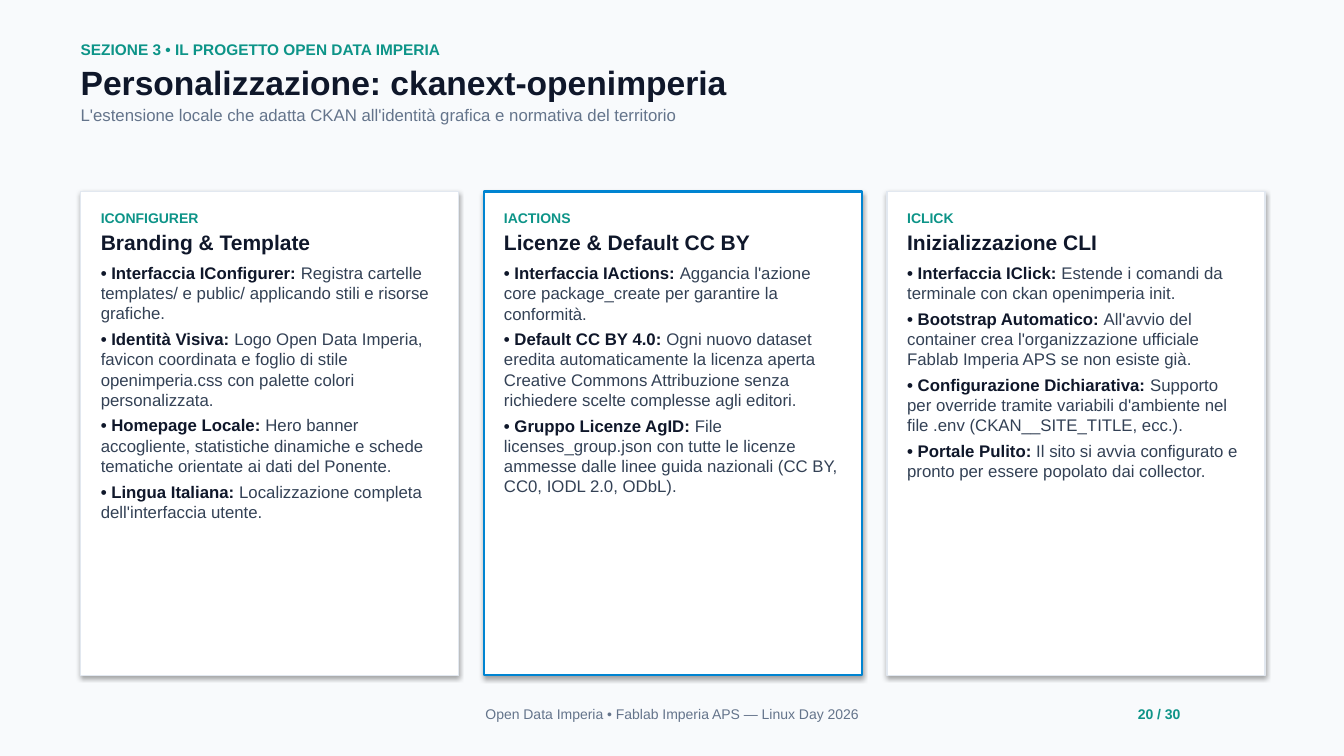
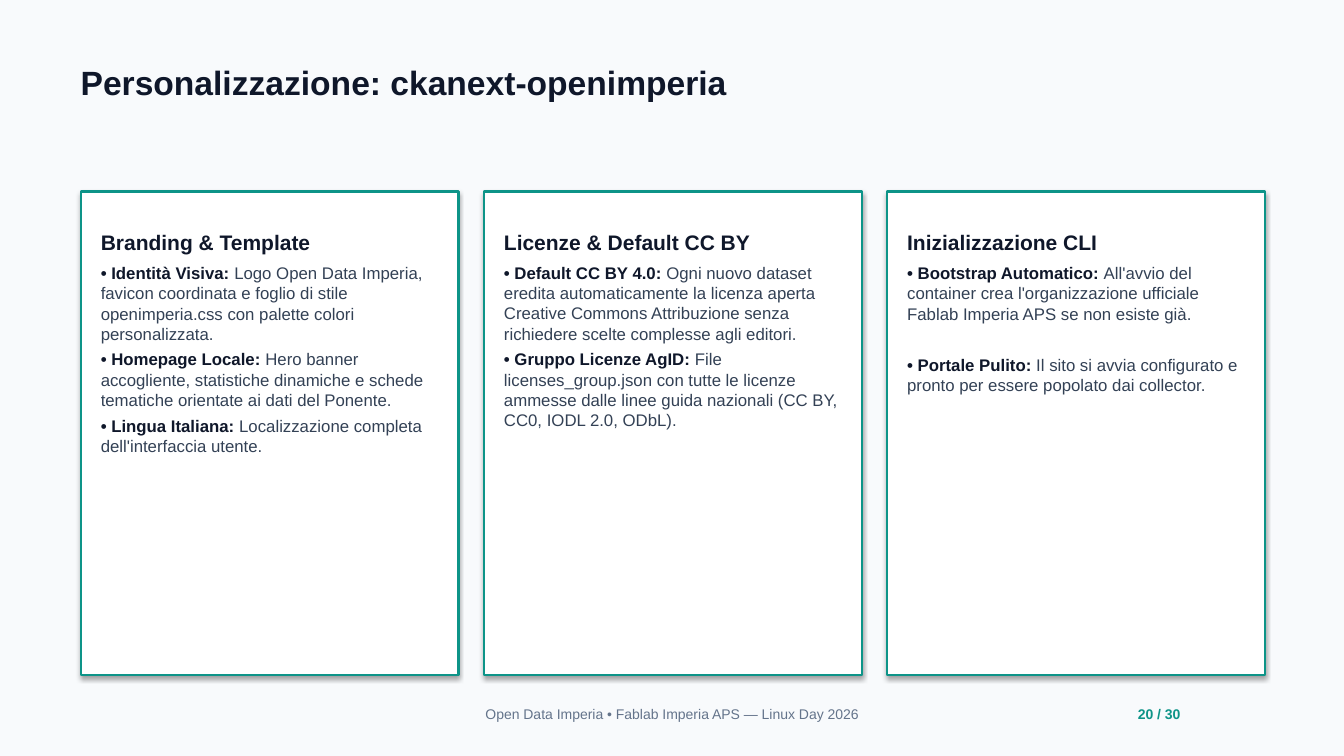
Before and after one commit to fablab-imperia/open-imperia, a slide deck: slide 20 of docs/Linux_Day_Open_Data_Imperia.odp. Drawn at 1344x756 pixels with LibreOffice and Linux fonts; fonts in the diff are those of the drawing. Boxes give left, top, right and bottom in pixels: in the first picture for what was removed or moved away, otherwise in the second. Text is boxed around its words. In the diff, an @@ line names an element or a change of style, - is before the commit and + after.

```diff
--- a/docs/Linux_Day_Open_Data_Imperia.odp
+++ b/docs/Linux_Day_Open_Data_Imperia.odp
@@ text at [81,44,440,55]: paragraph removed @@
-SEZIONE 3 • IL PROGETTO OPEN DATA IMPERIA
@@ text at [81,108,676,125]: paragraph removed @@
-L'estensione locale che adatta CKAN all'identità grafica e normativa del territorio
@@ rectangle at [81,192,459,676]: outline #E2E8F0 0.99 pt to #0D9488 1.5 pt @@
@@ rectangle at [484,192,862,676]: outline #0084D1 1.5 pt to #0D9488 1.5 pt @@
@@ rectangle at [887,192,1265,676]: outline #E2E8F0 0.99 pt to #0D9488 1.5 pt @@
@@ text at [101,213,199,223]: paragraph removed @@
-ICONFIGURER
@@ text at [504,213,571,223]: paragraph removed @@
-IACTIONS
@@ text at [907,213,954,223]: paragraph removed @@
-ICLICK
@@ text at [101,267,428,323]: paragraph removed @@
-• Interfaccia IConfigurer: Registra cartelle templates/ e public/ applicando stili e risorse grafiche.
@@ text at [504,267,810,320]: paragraph removed @@
-• Interfaccia IActions: Aggancia l'azione core package_create per garantire la conformità.
@@ text at [907,267,1223,303]: paragraph removed @@
-• Interfaccia IClick: Estende i comandi da terminale con ckan openimperia init.
@@ text at [907,379,1227,435]: paragraph removed @@
-• Configurazione Dichiarativa: Supporto per override tramite variabili d'ambiente nel file .env (CKAN__SITE_TITLE, ecc.).
```
Also in this commit, not shown: 27 other slides changed, 1 slide added, 2 slides removed, 1 other file.
